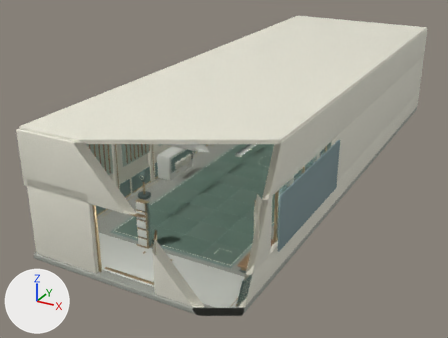
Before and after pictures for a commit that changed the glTF model site/game/assets/battle3d/training_day.glb.
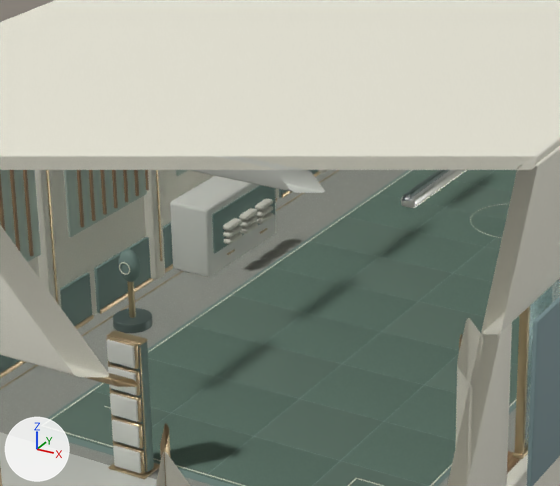
There are two pictures of each version: one whole from a 50 mm camera at (14.8, -21.3, 15.4) aimed at (-2.2, 9.5, 0.0), one close up on the part from 22% to 64% of the width and 26% to 74% of the height. The lights are fixed; the arrows at lower left show +X, +Y and +Z. The last two pictures show the newer version. Everything nearer to the camera than a plane just in front of the edit is cut away. Where no turn or scale is listed for an object, it has been applied to the vertices.

The first close-up shows 'Training.SelectorFrame.Champagnebronze', 'Training.SelectorFrame.Deepsage', 'TrainingHall.Champagne bronze', 'TrainingHall.Deep sage', 'TrainingHall.Light stone', 'TrainingHall.Observation shadow', 'TrainingHall.Padded sage alternate', 'TrainingHall.Padded sage mat', 'TrainingHall.Pale maple', 'TrainingHall.Sage acoustic felt', 'TrainingHall.Terrazzo mineral floor', 'TrainingHall.Warm plaster' and 10 more.
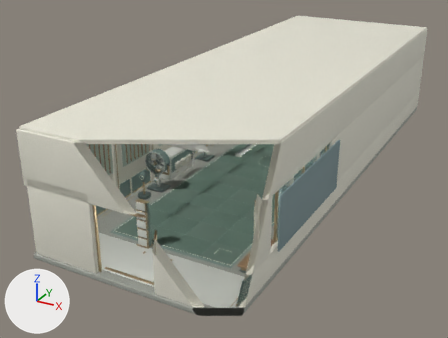
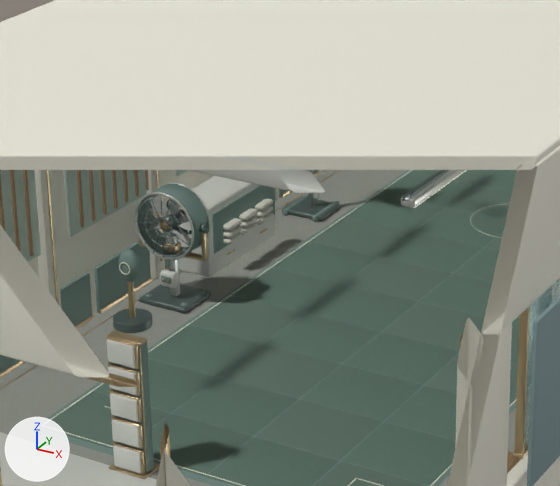
The change, as a list of edits to the scene's bpy script:
```text
Add ob_training_environment_wind_left_softbrushedaluminium:
    ob_training_environment_wind_left_softbrushedaluminium = bpy.data.objects.new('Training.Environment.Wind.Left.Softbrushedaluminium', me_cube_013)  # 1526 vertices, 3006 faces; spans x -0.69..0.69, y -0.32..0.29, z -0.65..1.61; in mat_soft_brushed_aluminium (light grey #d1d6d1)
    ob_training_environment_wind_left_softbrushedaluminium.location = (-4.2, 5.35, 0.73)
Add ob_training_environment_wind_left_lightstone:
    ob_training_environment_wind_left_lightstone = bpy.data.objects.new('Training.Environment.Wind.Left.Lightstone', me_cube_026)  # 56 vertices, 108 faces; spans x -0.165..0.165, y -0.085..0.085, z -0.155..0.155; in mat_light_stone (light grey #dee1d8)
    ob_training_environment_wind_left_lightstone.location = (-4.2, 5.17, 0.51)
Add ob_training_environment_wind_left_deepsage:
    ob_training_environment_wind_left_deepsage = bpy.data.objects.new('Training.Environment.Wind.Left.Deepsage', me_cylinder_001)  # 365 vertices, 710 faces; spans x -0.26..1.1, y -0.68..0.07, z -0.04..2.25; in mat_deep_sage (greyish green #7c958e)
    ob_training_environment_wind_left_deepsage.location = (-4.62, 5.66, 0.07)
Add ob_training_environment_wind_left_charcoalsteel:
    ob_training_environment_wind_left_charcoalsteel = bpy.data.objects.new('Training.Environment.Wind.Left.Charcoalsteel', me_cube_011)  # 1336 vertices, 2592 faces; spans x -0.8..0.8, y -0.47..0.52, z -0.05..2.24; in mat_charcoal_steel (grey #5f6f6c)
    ob_training_environment_wind_left_charcoalsteel.location = (-4.2, 5.35, 0.05)
Add ob_training_environment_wind_left_champagnebronze:
    ob_training_environment_wind_left_champagnebronze = bpy.data.objects.new('Training.Environment.Wind.Left.Champagnebronze', me_cube_015)  # 352 vertices, 676 faces; spans x -0.77..0.77, y -0.32..0.12, z -0.63..0.62; in mat_champagne_bronze (beige #bca884)
    ob_training_environment_wind_left_champagnebronze.location = (-4.2, 5.35, 1.13)
Add ob_training_environment_light_left_softbrushedaluminium:
    ob_training_environment_light_left_softbrushedaluminium = bpy.data.objects.new('Training.Environment.Light.Left.Softbrushedaluminium', me_cylinder_056)  # 216 vertices, 416 faces; spans x -0.62..0.62, y -0.06..0.06, z -1.77..1.86; in mat_soft_brushed_aluminium (light grey #d1d6d1)
    ob_training_environment_light_left_softbrushedaluminium.location = (-4.15, 10.5, 1.88)
Add ob_training_environment_light_left_deepsage:
    ob_training_environment_light_left_deepsage = bpy.data.objects.new('Training.Environment.Light.Left.Deepsage', me_cube_042)  # 544 vertices, 1080 faces; spans x -0.05..0.79, y -0.515..0.515, z -0.065..0.737; in mat_deep_sage (greyish green #7c958e)
    ob_training_environment_light_left_deepsage.location = (-4.52, 10.5, 0.06)
Add ob_training_environment_light_left_charcoalsteel:
    ob_training_environment_light_left_charcoalsteel = bpy.data.objects.new('Training.Environment.Light.Left.Charcoalsteel', me_cube_041)  # 224 vertices, 432 faces; spans x -0.52..0.52, y -0.51..0.43, z -0.06..4.07; in mat_charcoal_steel (grey #5f6f6c)
    ob_training_environment_light_left_charcoalsteel.location = (-4.15, 10.5, 0.05)
```

What differs and where, as boxes [x1, y1, x2, y2] in the close-ups (560 x 486 px):
'Training.Environment.Wind.Left.Deepsage', added
    after: [137, 184, 209, 306]
'Training.Environment.Wind.Left.Charcoalsteel', added
    after: [136, 196, 211, 313]
'Training.Environment.Wind.Left.Softbrushedaluminium', added
    after: [134, 183, 210, 296]
'Training.Environment.Light.Left.Charcoalsteel', added
    after: [282, 196, 340, 221]
'Training.Environment.Wind.Left.Champagnebronze', added
    after: [139, 220, 208, 282]
'Training.Environment.Light.Left.Deepsage', added
    after: [283, 177, 339, 222]
'Training.Environment.Wind.Left.Lightstone', added
    after: [160, 270, 178, 288]
